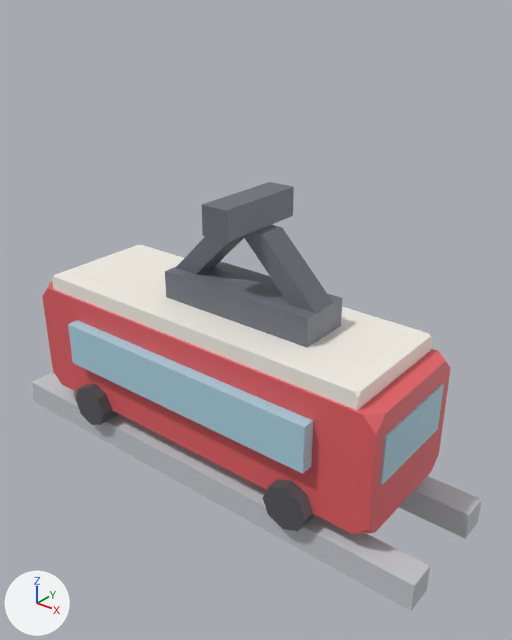
The glTF model public/studio/v2.15.0/d_tram/model.glb as it was, and as the next commit left it.
Camera for both pictures: a camera (50 mm lens) standing at (5.42, -6.15, 5.64) and looking at (0.48, 0.03, 1.81). Arrows for +X, +Y and +Z are at lower left; the lights stay in place. The first picture is the older version. Where no turn or scale is listed for an object, it has been applied to the vertices.

Names of what the first picture shows: 'part0', 'part10', 'part12', 'part13', 'part14', 'part2', 'part3', 'part4', 'part5', 'part6', 'part7', 'part8'.
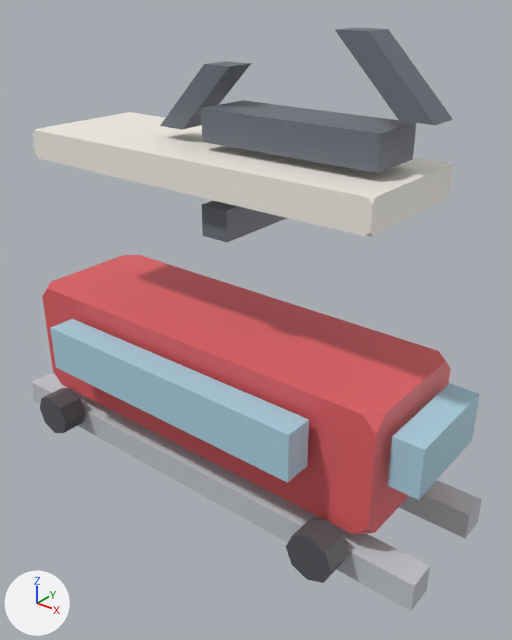
Boxes [x1, y1, x2, y2] around the edits, measured in the pictures (512 x 640 px):
'part4', moved: before [52, 245, 432, 410]; after [33, 112, 453, 236]
'part5', moved: before [165, 261, 343, 347]; after [201, 100, 416, 173]
'part2', moved: before [68, 320, 313, 474]; after [50, 319, 309, 483]
'part6', moved: before [243, 225, 333, 313]; after [334, 27, 453, 125]
'part3', moved: before [380, 383, 444, 485]; after [387, 383, 480, 500]
'part10', moved: before [263, 479, 315, 531]; after [286, 518, 349, 583]
'part7', moved: before [176, 236, 244, 274]; after [160, 61, 251, 130]
'part12', moved: before [75, 384, 118, 425]; after [40, 388, 86, 433]

The change in detail:
me_geometry_2 is used by ob_part2; location (0.0, 0.0, 0.0).
me_geometry_2 had 8 vertices, 12 faces and spanned x -1.95..1.95, y -1.01..-0.65, z 0.81..1.41.
me_geometry_2 now has 8 vertices, 12 faces and spans x -1.95..1.95, y -1.29..-0.93, z 0.86..1.46.
me_geometry_2 part 1: the whole mesh is moved by (0.0, -0.28, 0.05).
me_geometry_3 is used by ob_part3; location (0.0, 0.0, 0.0).
me_geometry_3 had 8 vertices, 12 faces and spanned x 2.36..2.72, y -0.663..0.663, z 0.82..1.44.
me_geometry_3 now has 8 vertices, 12 faces and spans x 2.783..3.143, y -0.663..0.663, z 0.85..1.47.
me_geometry_3 part 2: the whole mesh is moved by (0.423, 0.0, 0.03).
me_geometry_4 is used by ob_part4; location (0.0, 0.0, 0.0).
me_geometry_4 had 24 vertices, 44 faces and spanned x -2.45..2.45, y -0.82..0.82, z 1.57..1.92.
me_geometry_4 now has 24 vertices, 44 faces and spans x -2.45..2.45, y -0.82..0.82, z 3.55..3.9.
me_geometry_4 part 3: the whole mesh is moved by (0.0, 0.0, 1.98).
me_geometry_5 is used by ob_part5; location (0.0, 0.0, 0.0).
me_geometry_5 had 8 vertices, 12 faces and spanned x -0.7..1.5, y -0.35..0.35, z 1.92..2.29.
me_geometry_5 now has 8 vertices, 12 faces and spans x 0.02..2.22, y -0.35..0.35, z 4.0..4.36.
me_geometry_5 part 4: the whole mesh is moved by (0.72, 0.0, 2.07).
me_geometry_6 is used by ob_part6; location (0.0, 0.0, 0.0).
me_geometry_6 had 8 vertices, 12 faces and spanned x 0.38..1.48, y -0.18..0.18, z 2.285..3.025.
me_geometry_6 now has 8 vertices, 12 faces and spans x 1.565..2.665, y -0.18..0.18, z 4.458..5.198.
me_geometry_6 part 5: the whole mesh is moved by (1.185, 0.0, 2.173).
me_geometry_7 is used by ob_part7; location (0.0, 0.0, 0.0).
me_geometry_7 had 8 vertices, 12 faces and spanned x -0.68..0.42, y -0.18..0.18, z 2.285..3.025.
me_geometry_7 now has 8 vertices, 12 faces and spans x -0.814..0.286, y -0.18..0.18, z 4.048..4.788.
me_geometry_7 part 6: the whole mesh is moved by (-0.134, 0.0, 1.763).
me_geometry_10 is used by ob_part10; location (0.0, 0.0, 0.0).
me_geometry_10 had 18 vertices, 32 faces and spanned x 1.4..2.0, y -1.01..-0.65, z -0.105..0.495.
me_geometry_10 now has 18 vertices, 32 faces and spans x 1.931..2.531, y -1.269..-0.909, z -0.341..0.259.
me_geometry_10 part 7: the whole mesh is moved by (0.531, -0.259, -0.236).
me_geometry_12 is used by ob_part12; location (0.0, 0.0, 0.0).
me_geometry_12 had 18 vertices, 32 faces and spanned x -2.0..-1.4, y -1.01..-0.65, z -0.105..0.495.
me_geometry_12 now has 18 vertices, 32 faces and spans x -2.531..-1.931, y -1.269..-0.909, z -0.341..0.259.
me_geometry_12 part 8: the whole mesh is moved by (-0.531, -0.259, -0.236).
